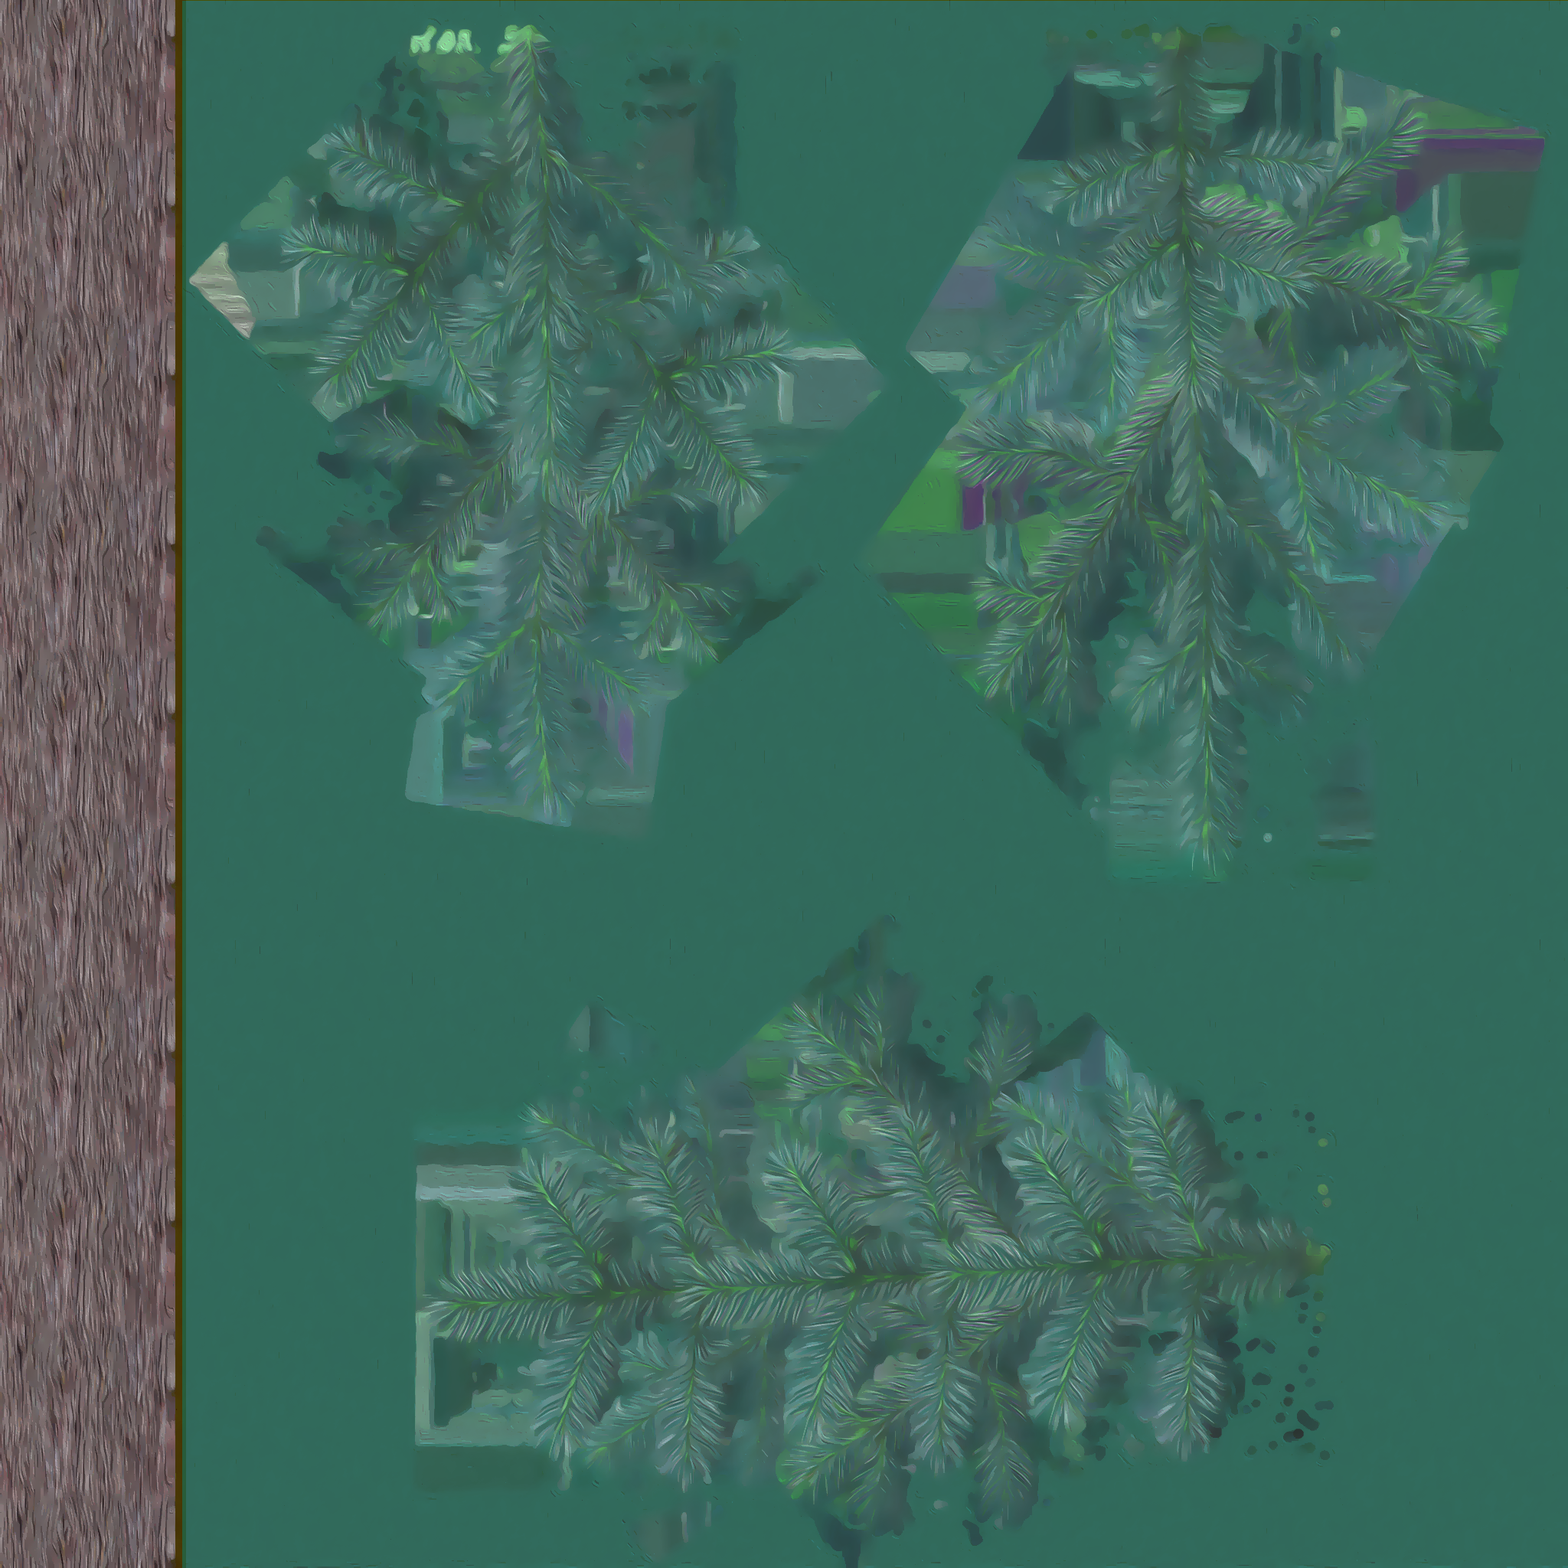
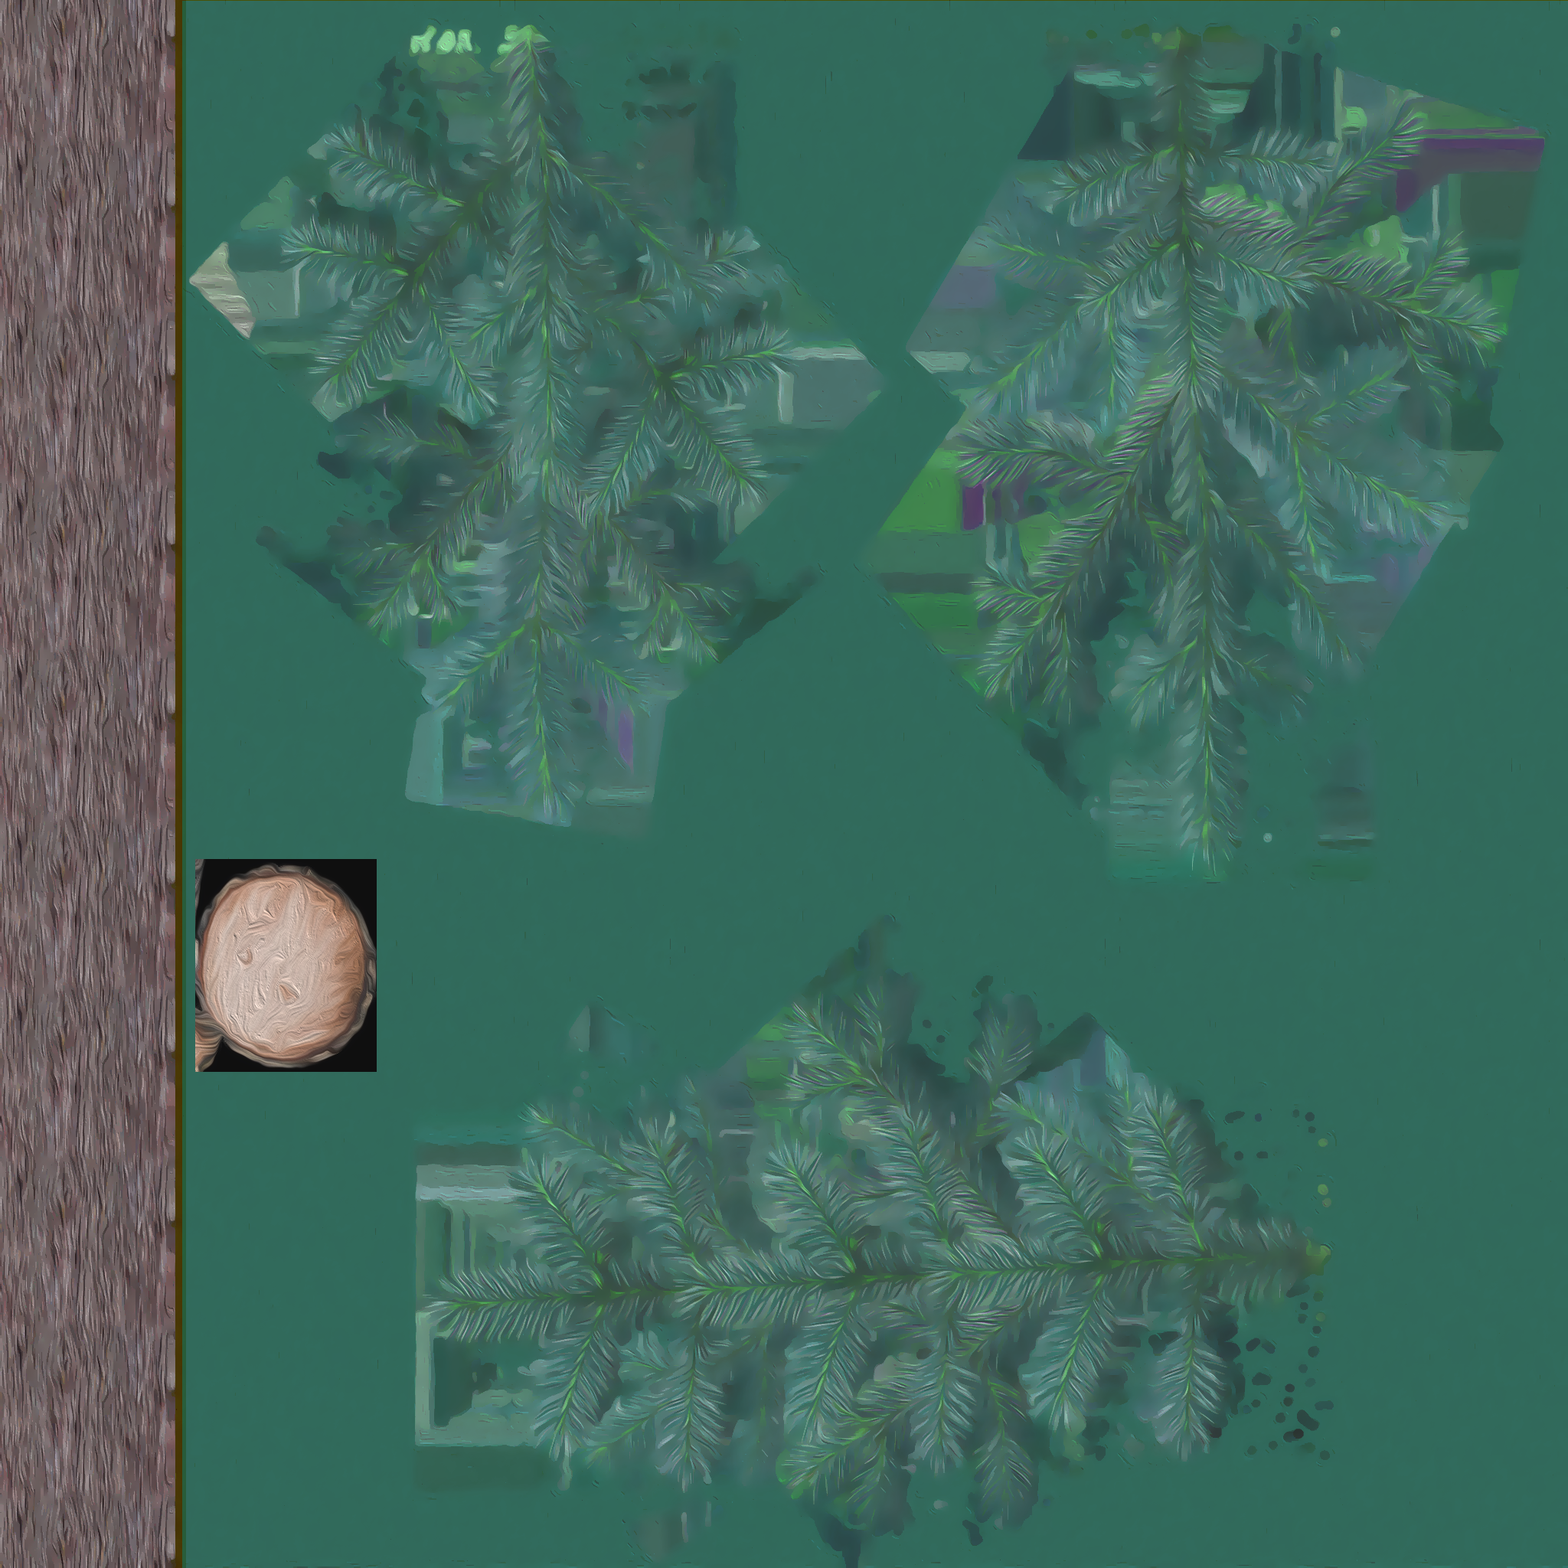
Comparing the layer stacks of the two (1568, 1568) images. Changes:
added layer "Layer 2" above "Background" over [195, 859, 377, 1072]